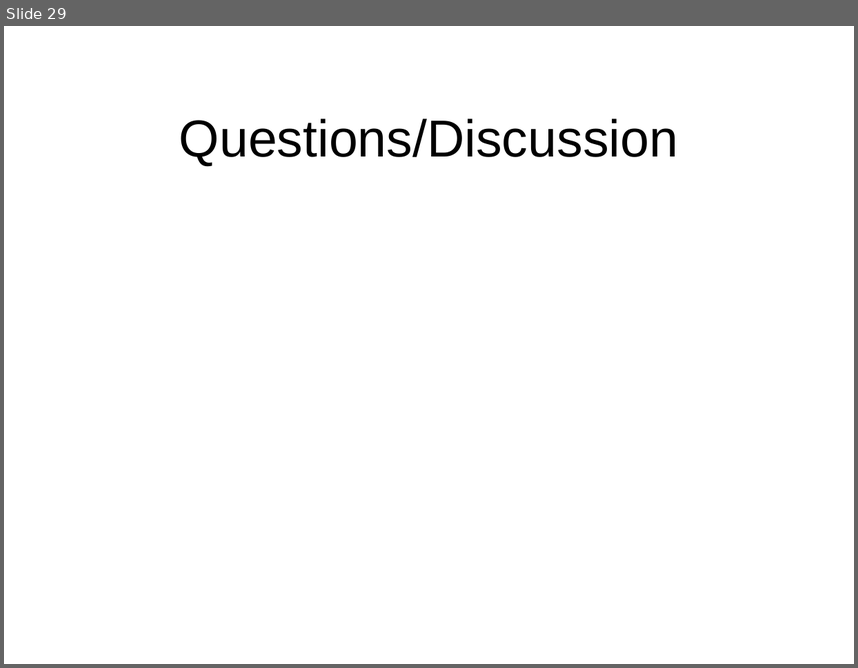
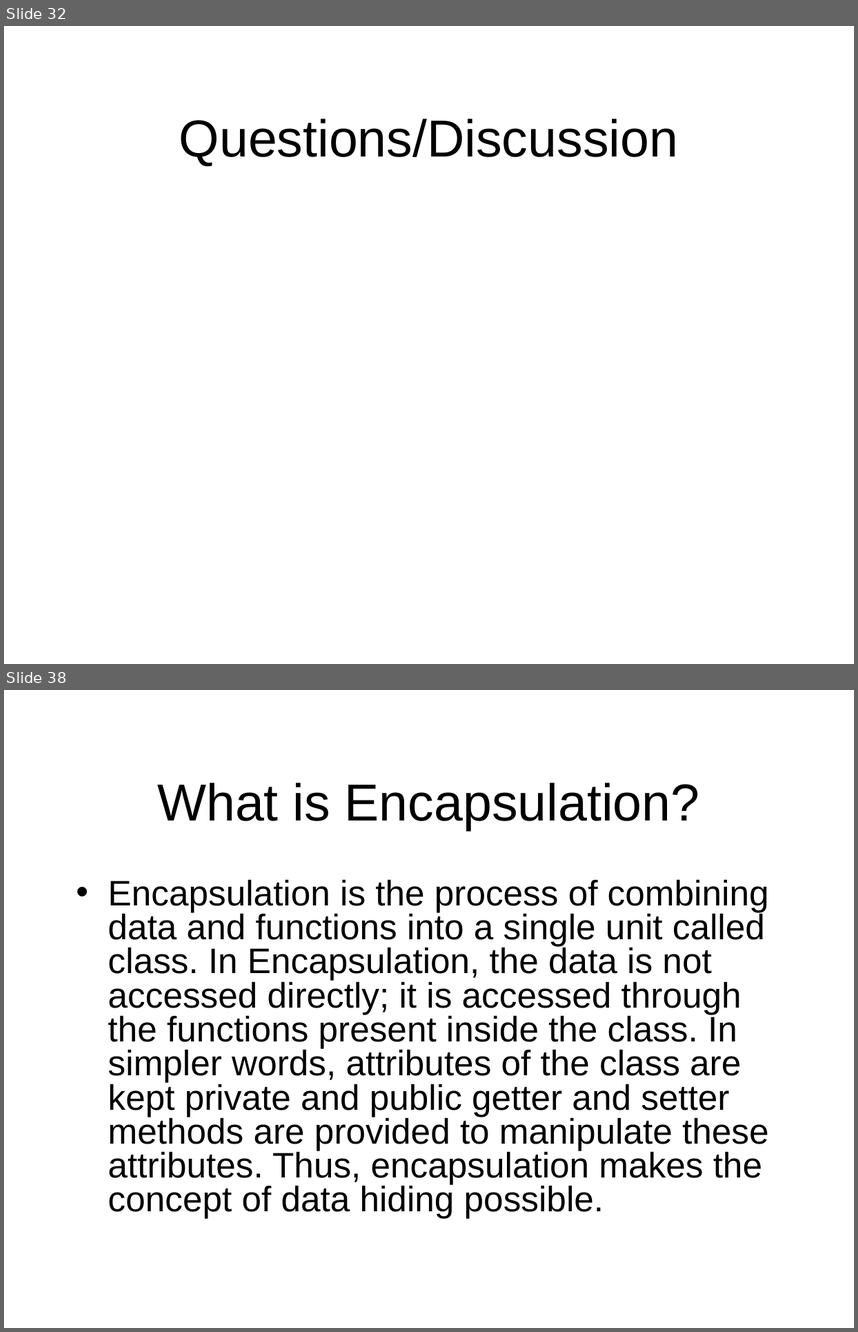
Before and after one commit to octaviordz/zjnu2017.github.io, a slide deck: OOAD/lectures/010--Introduction.ppt. Shown one above the other, each under a label of ours: slide 29 before the commit, slides 32 and 38 after it; the slides between them are not shown. The pictures are 858x668 and 858x1332 pixels, drawn with LibreOffice and Linux fonts; fonts in the diff are those of the drawing. Boxes give left, top, right and bottom in pixels: in the first picture for what was removed or moved away, otherwise in the second. Text is boxed around its words. In the diff, an @@ line names an element or a change of style, - is before the commit and + after.

```diff
--- a/OOAD/lectures/010--Introduction.ppt
+++ b/OOAD/lectures/010--Introduction.ppt
@@ slide 38 added at (x1=4, y1=690, x2=854, y2=1328), background #FFFFFF @@
@@ title added at (x1=157, y1=782, x2=700, y2=830), 44 pt, text #000000 @@
+What is Encapsulation?
@@ text added at (x1=108, y1=879, x2=769, y2=1218), 30 pt, text #000000 @@
+• Encapsulation is the process of combining data and functions into a single unit called class. In Encapsulation, the data is not accessed directly; it is accessed through the functions present inside the class. In simpler words, attributes of the class are kept private and public getter and setter methods are provided to manipulate these attributes. Thus, encapsulation makes the concept of data hiding possible.
@@ what was slide 29 is now slide 32 @@
```
Also in this commit, not shown: 1 slide changed, 11 other slides added, 1 slide removed, 2 other files.
